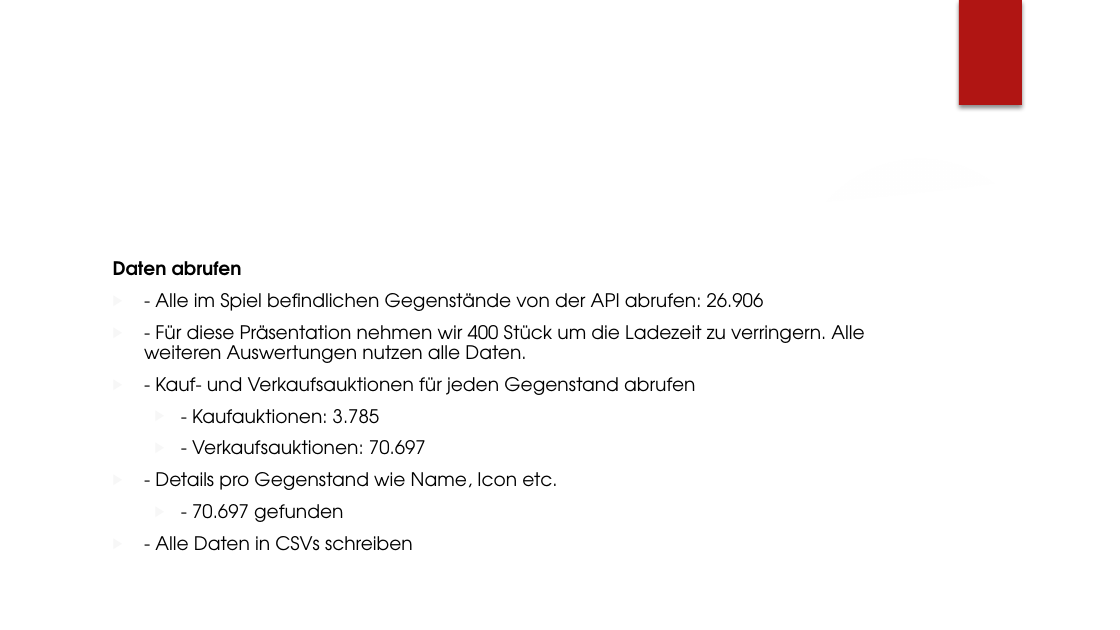
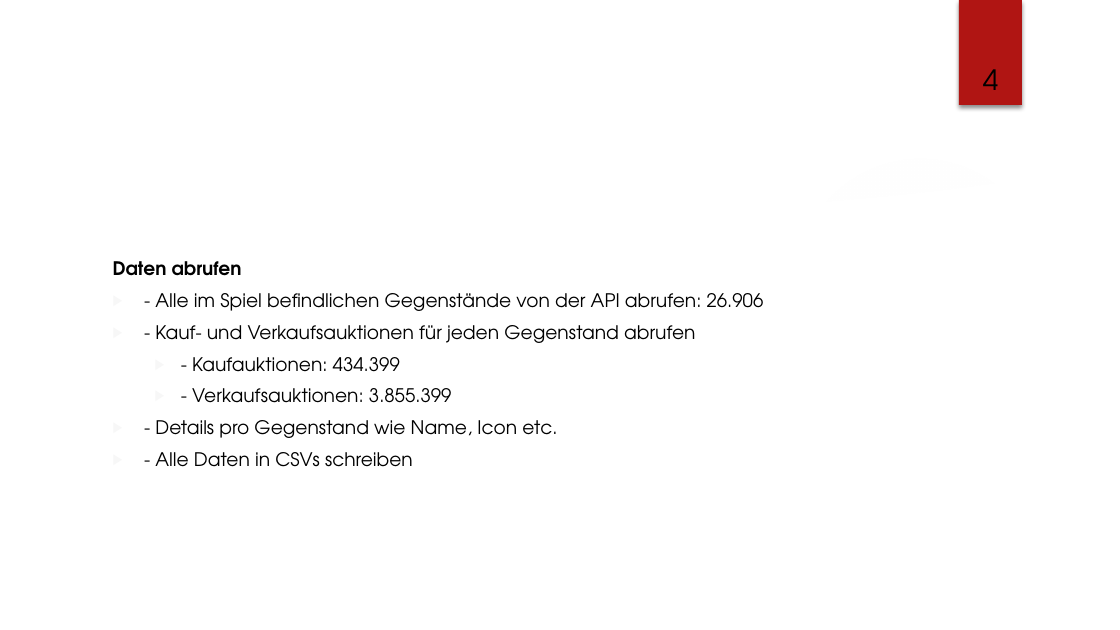
Before and after one commit to lz039/Gw2Trading, a slide deck: slide 4 of reports/presentation_custom_design.pptx (slide 3 before the commit). Drawn at 1120x630 pixels with LibreOffice and Linux fonts; fonts in the diff are those of the drawing; background and template pictures are left out. Boxes give left, top, right and bottom in pixels: in the first picture for what was removed or moved away, otherwise in the second. Text is boxed around its words. In the diff, an @@ line names an element or a change of style, - is before the commit and + after.

```diff
--- a/reports/presentation_custom_design.pptx
+++ b/reports/presentation_custom_design.pptx
@@ page number added at (983,69,999,90), 18 pt, text #000000 @@
+4
@@ text at (144,325,864,363): paragraph removed @@
-▶ - Für diese Präsentation nehmen wir 400 Stück um die Ladezeit zu verringern. Alle weiteren Auswertungen nutzen alle Daten.
@@ text at (192,357,452,403): text changed @@
-  ▶ - Kaufauktionen: 3.785
-  ▶ - Verkaufsauktionen: 70.697
+  ▶ - Kaufauktionen: 434.399
+  ▶ - Verkaufsauktionen: 3.855.399
@@ text at (192,504,343,522): paragraph removed @@
-  ▶ - 70.697 gefunden
```
Also in this commit, not shown: 25 other slides changed, 1 slide added, 1 other file.
